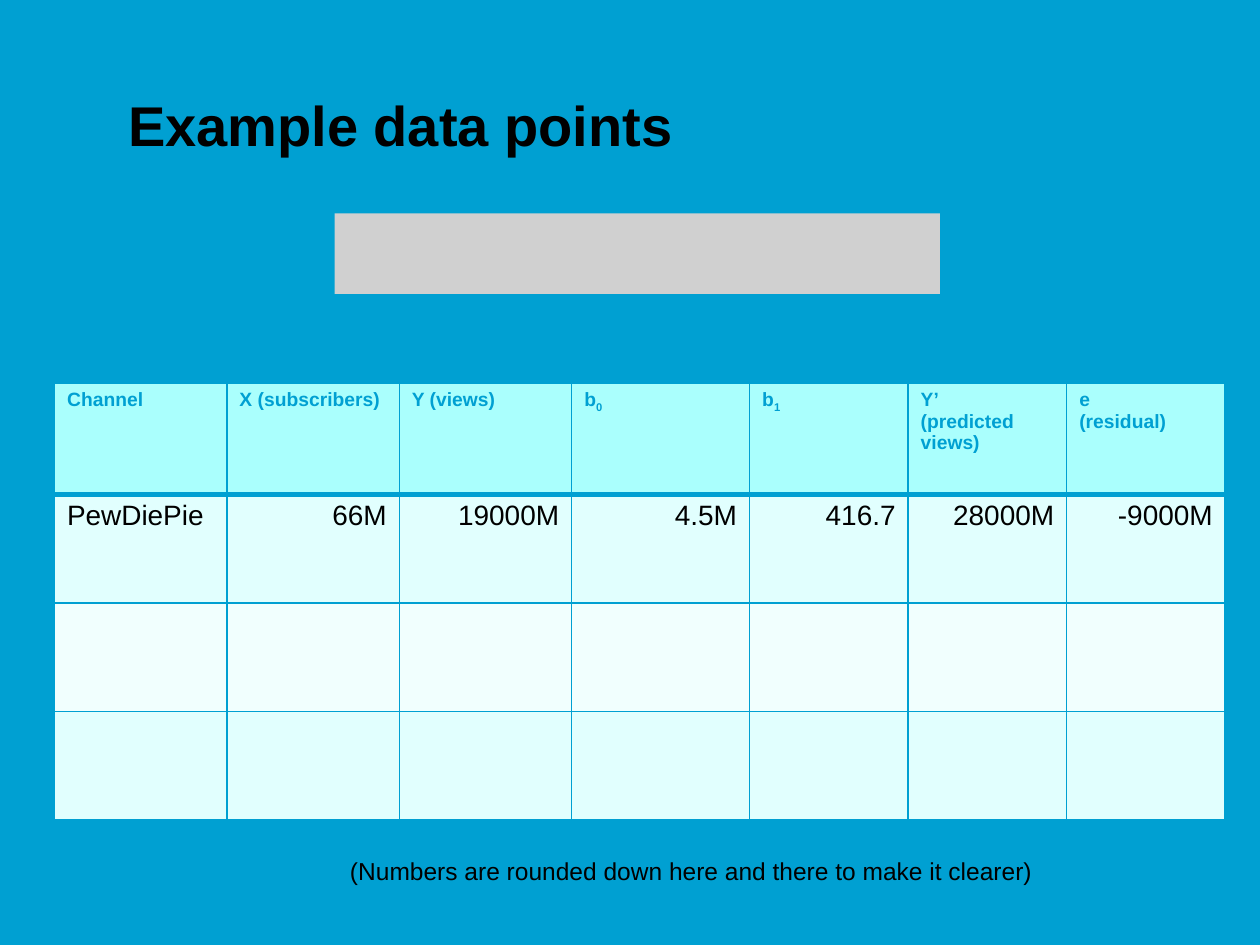
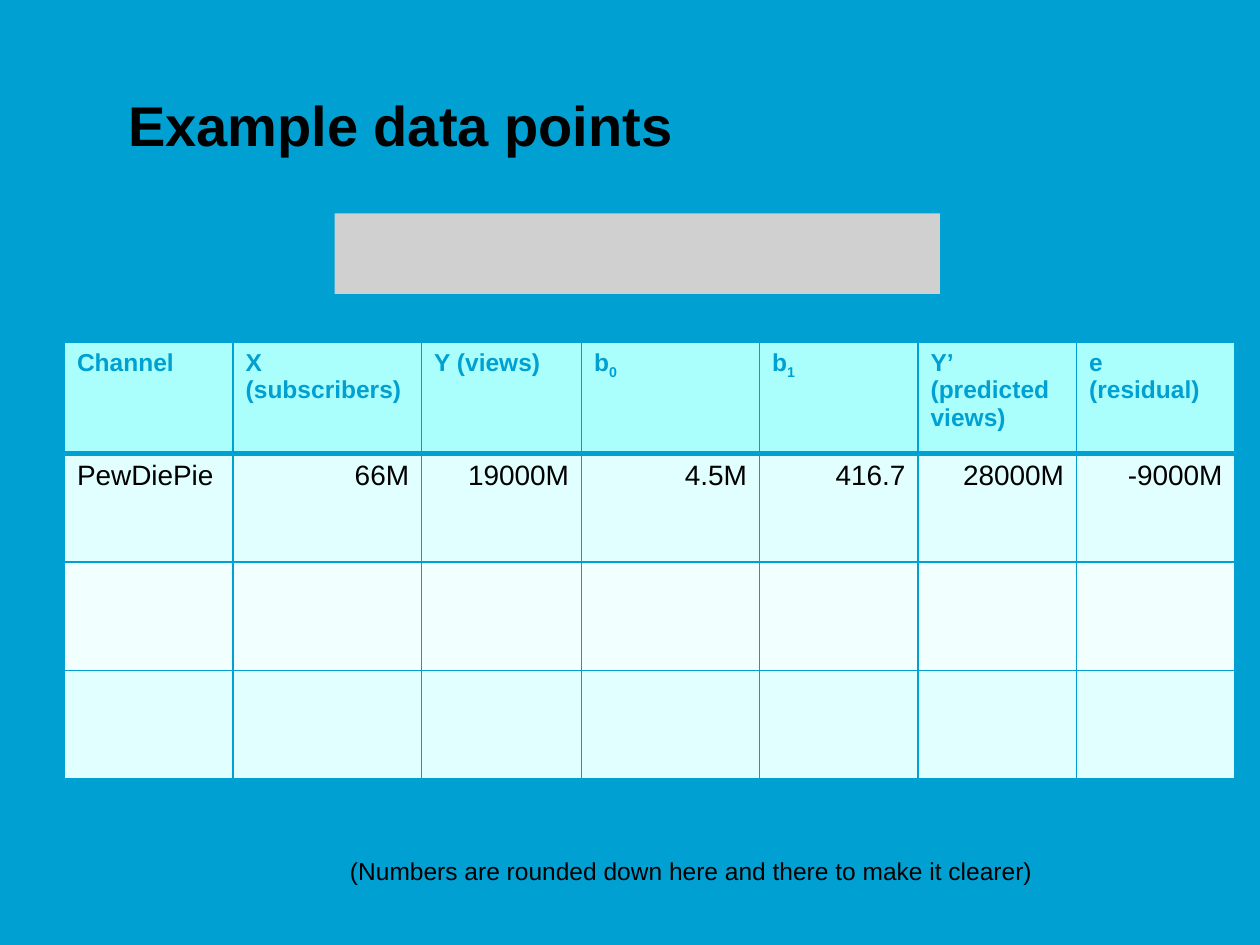
Before and after one commit to jonasmoons/data-driven-learning, a slide deck: slide 21 of slides/ddl-w5l1.pptx (slide 19 before the commit). Drawn at 1260x945 pixels with LibreOffice and Linux fonts; fonts in the diff are those of the drawing; grey boxes stand for pictures; background and template pictures are left out. Boxes give left, top, right and bottom in pixels: in the first picture for what was removed or moved away, otherwise in the second. Text is boxed around its words. In the diff, an @@ line names an element or a change of style, - is before the commit and + after.

```diff
--- a/slides/ddl-w5l1.pptx
+++ b/slides/ddl-w5l1.pptx
@@ table at <box>64,343,1236,779</box> @@
@@ size 11 to 14 pt in "Channel", "X (subscribers)", "Y (views)", "b0" and 5 more places @@
@@ table: place and size @@
-table at <box>54,383,1226,819</box>
+table at <box>64,343,1236,779</box>
```
Also in this commit, not shown: 7 other slides changed, 5 slides added, 2 slides removed, 4 other files.
